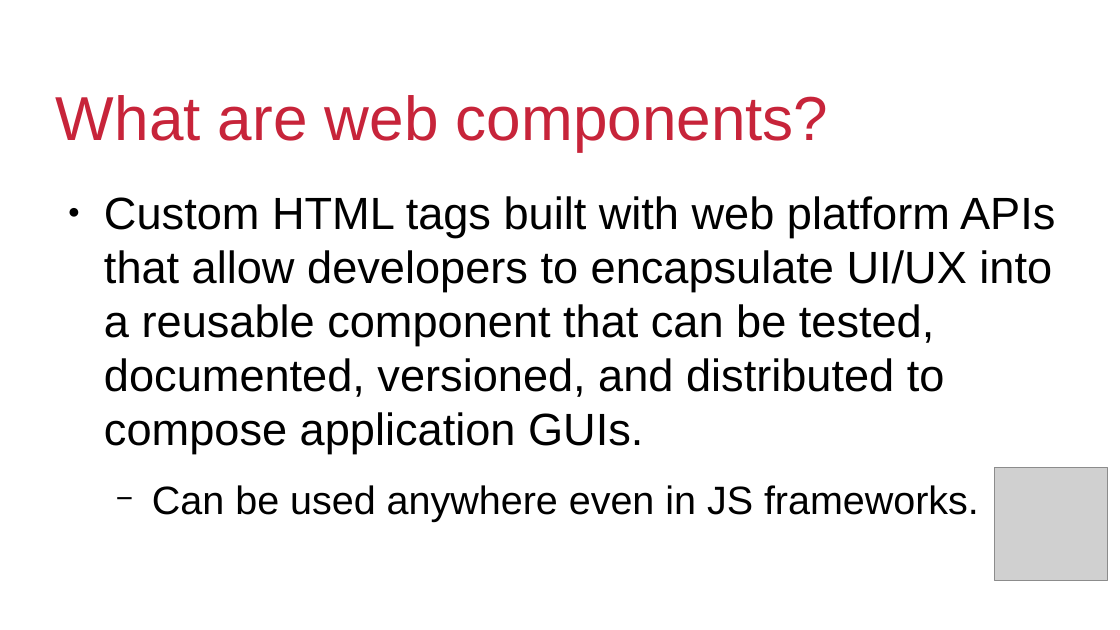
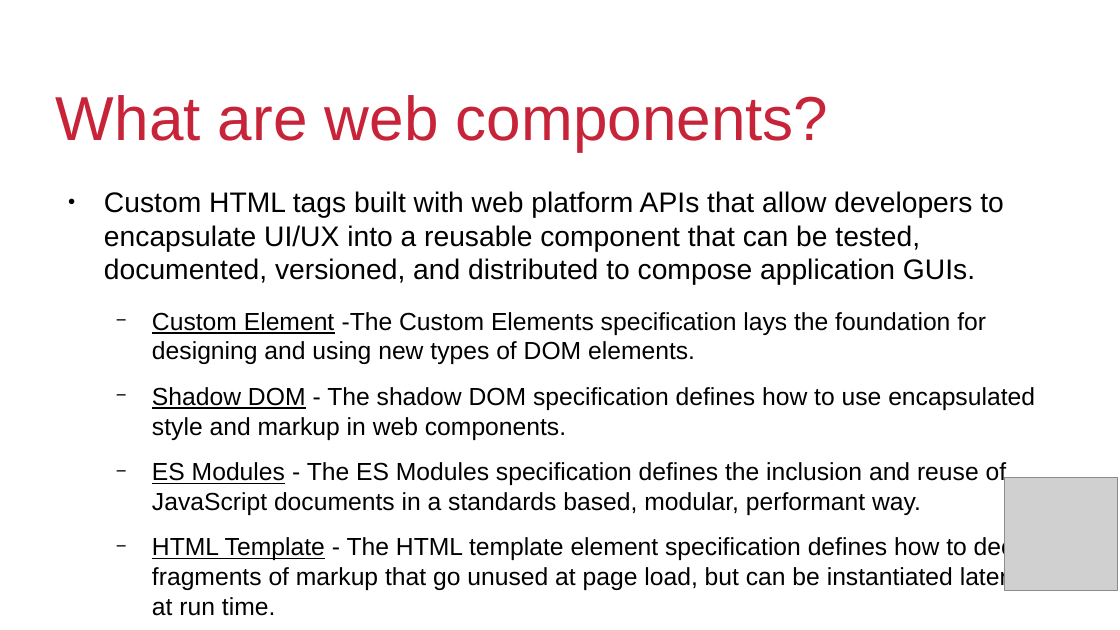
Before and after one commit to QuiWorks/wc-presentation, a slide deck: slide 2 of wc-pp-presentation.odp. Drawn at 1120x630 pixels with LibreOffice and Linux fonts; fonts in the diff are those of the drawing; grey boxes stand for pictures; background and template pictures are left out. Boxes give left, top, right and bottom in pixels: in the first picture for what was removed or moved away, otherwise in the second. Text is boxed around its words. In the diff, an @@ line names an element or a change of style, - is before the commit and + after.

Commit message:
done

```diff
--- a/wc-pp-presentation.odp
+++ b/wc-pp-presentation.odp
@@ text at (104, 191, 1004, 285): size 32 to 20 pt in "Custom HTML tags built with web platform ..." @@
@@ text at (152, 312, 1055, 591): text changed; size 28 to 17.5 pt @@
-  − Can be used anywhere even in JS frameworks.
+  − Custom Element -The Custom Elements specification lays the foundation for designing and using new types of DOM elements.
+  − Shadow DOM - The shadow DOM specification defines how to use encapsulated style and markup in web components.
+  − ES Modules - The ES Modules specification defines the inclusion and reuse of JavaScript documents in a standards based, modular, performant way.
+  − HTML Template - The HTML template element specification defines how to declare fragments of markup that go unused at page load, but can be instantiated later on at run time.
+  − Can be used anywhere HTML can be used.
@@ picture: place and size @@
-picture at (995, 468, 1108, 580)
+picture at (1005, 478, 1118, 590)
```
Also in this commit, not shown: 3 other slides changed.
